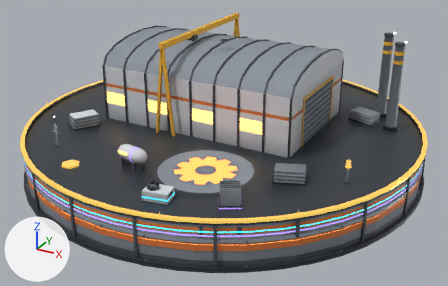
A saved change to the glTF model assets/models/fabricator_xl.glb.
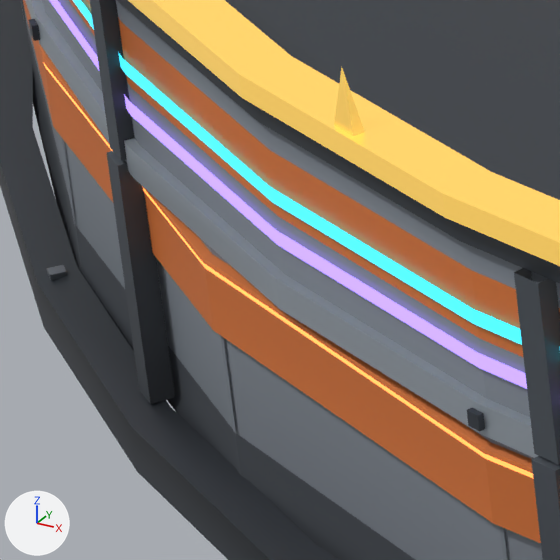
The first picture shows the older version from a 50 mm camera at (17.9, -32.5, 17.3) aimed at (0.5, -0.9, 1.5). The close-ups show the older and then the newer version on the part from 5% to 16% of the width and 61% to 78% of the height of that picture. Only the edits that show in the close-ups are written down. The lights are fixed; the arrows at lower left show +X, +Y and +Z. Vertices at exactly the same position are counted once.

In view in the first close-up: 'Base', 'Decal_21_L2', 'Decal_21_L5', 'Decal_22_L2', 'Decal_22_L5', 'Roof', 'Upper_21', 'Upper_22', 'Upper_23', 'Wall_21', 'Wall_22', 'Wall_23' and 11 more.
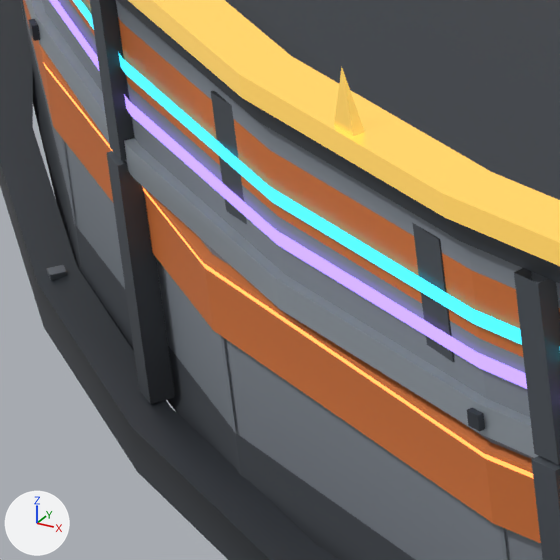
Boxes [x1, y1, x2, y2] around the edits, measured in the close-ups (560 x 560 px):
```json
{"object": "Upper_22_Band", "change": "reshaped", "after": [211, 91, 455, 362], "on screen": "not visible before"}
```

The change, as JSON lines over the scene's bpy script:
```json
{"block": "me_upper_22_band", "where": "# used by ob_upper_22_band; location = (0.0, 0.0, 0.0)"}
{"op": "remove", "block": "me_upper_22_band", "code": "me_upper_22_band.from_pydata(...)  # 20 vertices, 14 faces; spans x -4.73..-2.41, y -12.14..-11.4, z 1.42..2.26"}
{"op": "add", "block": "me_upper_22_band", "code": "me_upper_22_band.from_pydata(...)  # 366 vertices, 230 faces; spans x -4.73..-2.41, y -12.14..-11.4, z 1.42..2.26"}
{"block": "me_upper_22_band", "change": "me_upper_22_band part 1: 4 vertices removed from x -4.73..-2.42, y -12.14..-11.41, z 1.75..2.1; 358 vertices added at x -4.73..-2.42, y -12.14..-11.41, z 1.59..2.21"}
{"block": "me_upper_22_band", "change": "other edits to the shape of me_upper_22_band do not show in these pictures"}
{"op": "add", "block": "me_upper_22_band", "code": "me_upper_22_band.materials.append(mat_accent)"}
{"op": "add", "block": "me_upper_22_band", "code": "me_upper_22_band.materials.append(mat_neon)"}
```
